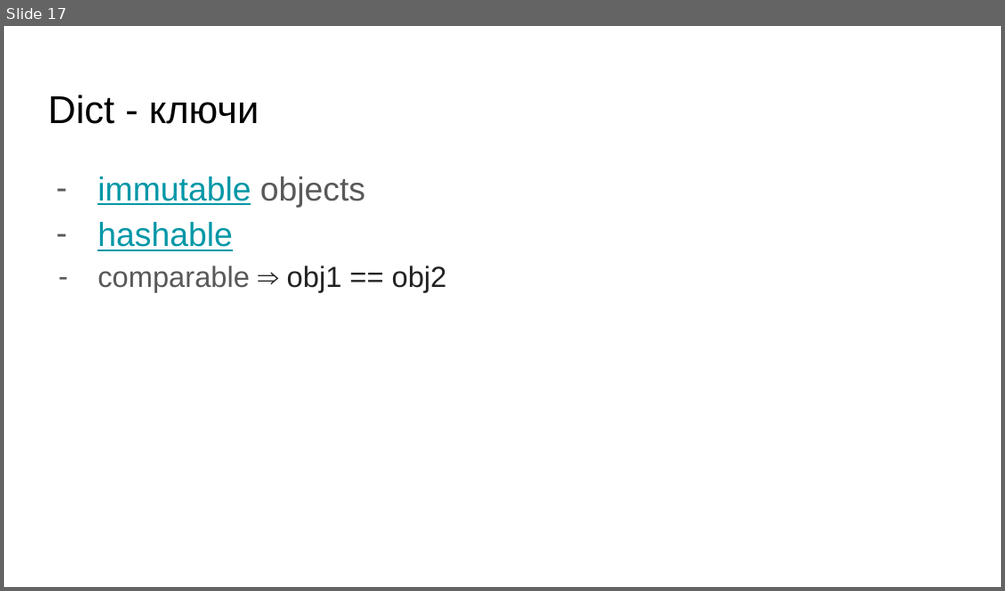
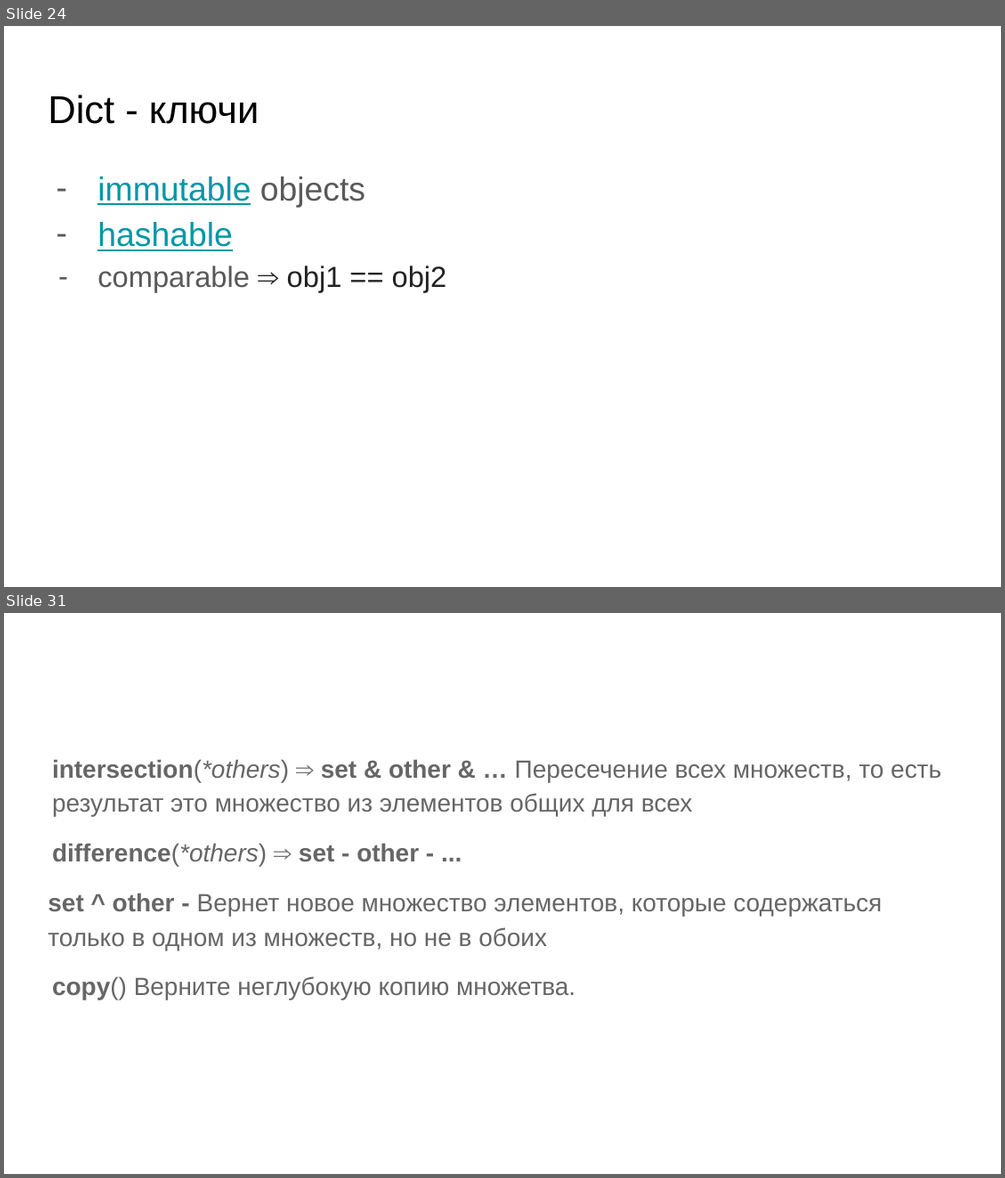
Before and after one commit to skhayrulin/python_course, a slide deck: lecture/Lecture6.pptx. Shown one above the other, each under a label of ours: slide 17 before the commit, slides 24 and 31 after it; the slides between them are not shown. The pictures are 1005x591 and 1005x1178 pixels, drawn with LibreOffice and Linux fonts; fonts in the diff are those of the drawing. Boxes give left, top, right and bottom in pixels: in the first picture for what was removed or moved away, otherwise in the second. Text is boxed around its words. In the diff, an @@ line names an element or a change of style, - is before the commit and + after.

```diff
--- a/lecture/Lecture6.pptx
+++ b/lecture/Lecture6.pptx
@@ slide 31 added at <box>4,613,1001,1174</box>, background #FFFFFF @@
@@ text added at <box>48,759,941,999</box>, 18 pt, text #666666 @@
+intersection(*others) ⇒ set & other & … Пересечение всех множеств, то есть результат это множество из элементов общих для всех
+difference(*others) ⇒ set - other - ...
+set ^ other - Вернет новое множество элементов, которые содержаться только в одном из множеств, но не в обоих
+copy() Верните неглубокую копию множетва.
@@ what was slide 17 is now slide 24 @@
```
Also in this commit, not shown: 4 slides changed, 20 other slides added, 1 slide removed, 1 other file.
